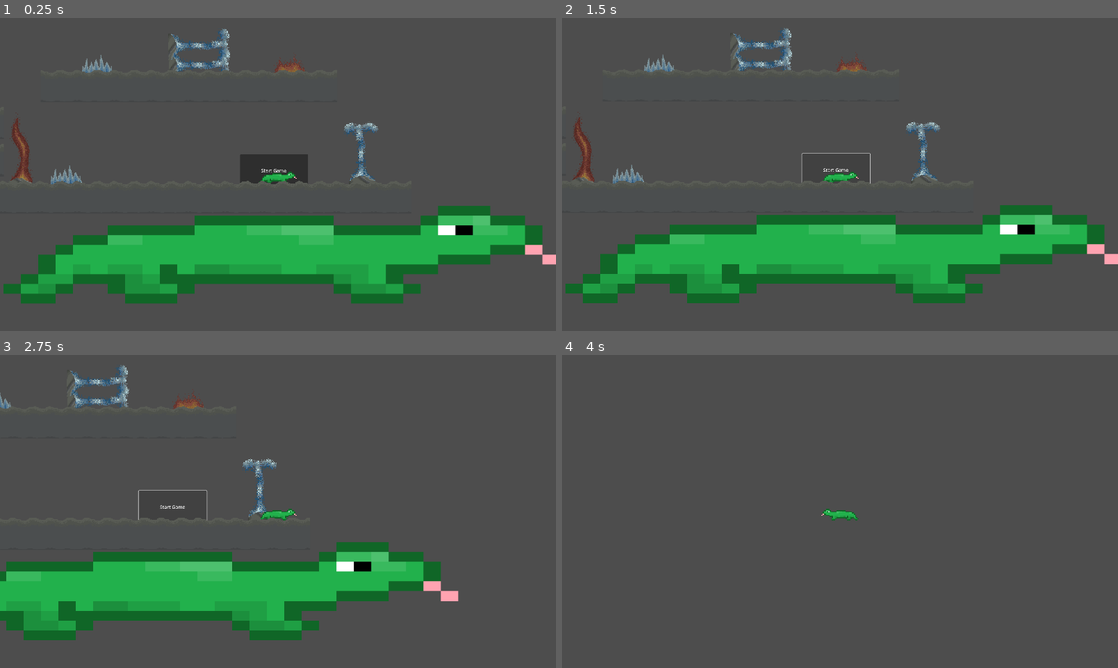
Above: before the commit, frames 1-4 (two rows, left to right).
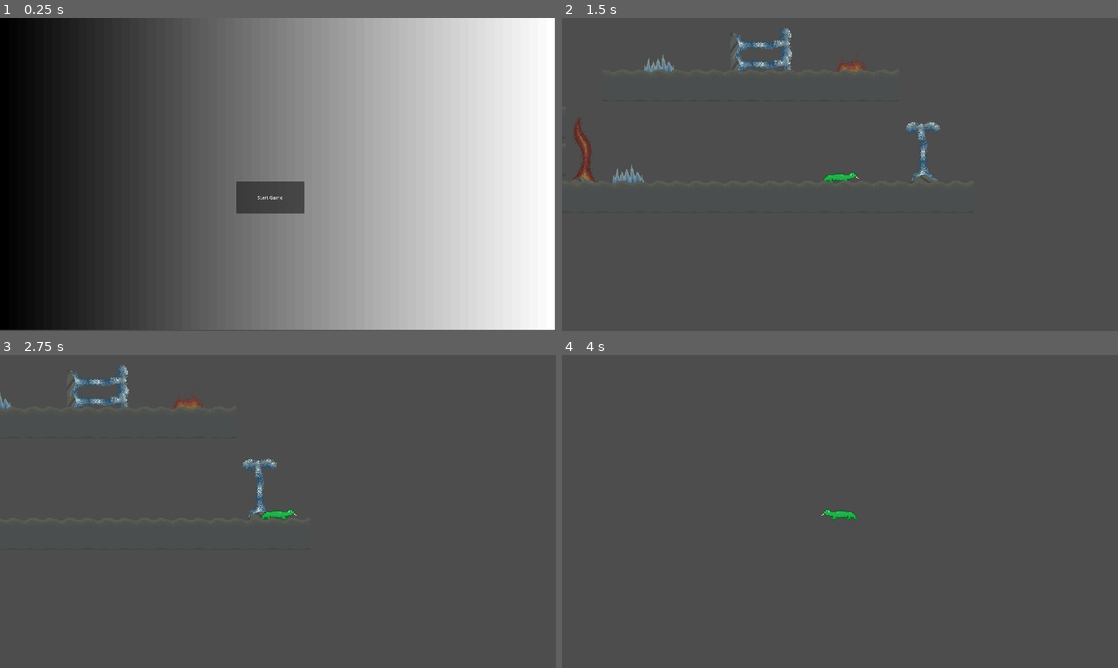
Above: after the commit, the same moments.

Repository: Logan-Voigt/The-Lost-Lizard
Game: Godot game, scene res://src/globals/main.tscn
Same seed, same stepped clock (60 frames per second), same inputs: the game is played once before the commit and once after it.
Inputs (mouse positions are in pixels of both pictures, inside the frame that each line leads up to):
- Up to frame 1 (0.25 s): no input
- Up to frame 2 (1.5 s): click "Start Game" at 0.5 s; click (834, 171) at 1.25 s, where only the run before the commit has a clickable "Start Game"
- Up to frame 3 (2.75 s): tap Enter at 2 s; hold D (move_right) from 2.03 s (still down); tap Space (move_jump) at 2.27 s
- Up to frame 4 (4 s): tap Space (move_jump) at 3.02 s; release D (move_right) at 3.53 s; hold A (move_left) from 3.53 s (still down)

The runs differ from the first frame. In frame 1, 85% of the frame differs, in the area x 0-100%, y 0-100%; in frame 2, 19%; in frame 3, 17%; in frame 4, nothing differs.

Commit message:
starting game now spawns player and level

Diff:
--- a/src/globals/game_state.gd
+++ b/src/globals/game_state.gd
@@ -1,6 +1,7 @@
 extends Node
 
 @onready var player_scene : PackedScene = load("res://src/player/player.tscn")
+@onready var levels : Array[PackedScene] = [load("res://src/level/level.tscn")]
 
 const START_SCREEN : int = 0
 const PAUSE_MENU : int = 1
@@ -62,6 +63,13 @@
 	change_state(PLAYING)
 
 
+func _on_start_game() -> void:
+	var level : Node2D = levels[0].instantiate()
+	get_tree().root.get_node("Main").add_child(level)
+	start_playing()
+	respawn_player()
+
+
 func _on_player_respawn() -> void:
 	setup_wait_state(respawn_player, RESPAWN_TIME)
 
@@ -75,5 +83,6 @@
 
 func _ready() -> void:
 	EventBus.respawn_player.connect(_on_player_respawn)
-	current_state = PLAYING
+	EventBus.start_game.connect(_on_start_game)
+	current_state = START_SCREEN
 	adaptation_type = PLAIN
--- /dev/null
+++ b/src/globals/main.gd
@@ -0,0 +1 @@
+extends Node2D
--- a/src/globals/main.tscn
+++ b/src/globals/main.tscn
@@ -1,14 +1,9 @@
-[gd_scene load_steps=4 format=3 uid="uid://cs38ofxnoud3q"]
+[gd_scene load_steps=3 format=3 uid="uid://cs38ofxnoud3q"]
 
 [ext_resource type="PackedScene" uid="uid://o3b3mx0y2584" path="res://src/menus/title_screen.tscn" id="1_gtg6f"]
-[ext_resource type="PackedScene" uid="uid://fouj2uquchlx" path="res://src/level/level.tscn" id="1_x2vsu"]
-[ext_resource type="PackedScene" uid="uid://csutreqqsgur" path="res://src/player/player.tscn" id="2_gtg6f"]
+[ext_resource type="Script" uid="uid://cgwreuckvw1cs" path="res://src/globals/main.gd" id="1_srjgd"]
 
 [node name="Main" type="Node2D"]
+script = ExtResource("1_srjgd")
 
 [node name="TitleScreen" parent="." instance=ExtResource("1_gtg6f")]
-
-[node name="Level" parent="." instance=ExtResource("1_x2vsu")]
-
-[node name="Player" parent="." instance=ExtResource("2_gtg6f")]
-position = Vector2(947, 519)
--- a/src/menus/title_screen.gd
+++ b/src/menus/title_screen.gd
@@ -8,8 +8,9 @@
 
 # Called every frame. 'delta' is the elapsed time since the previous frame.
 func _process(delta: float) -> void:
-	pass
+	visible = GameState.current_state == GameState.START_SCREEN
 
 
 func _on_start_button_pressed() -> void:
 	GameState.change_state(GameState.PLAYING)
+	EventBus.start_game.emit()
--- a/src/menus/title_screen.tscn
+++ b/src/menus/title_screen.tscn
@@ -1,15 +1,19 @@
-[gd_scene load_steps=3 format=3 uid="uid://o3b3mx0y2584"]
+[gd_scene load_steps=4 format=3 uid="uid://o3b3mx0y2584"]
 
 [ext_resource type="Script" uid="uid://c6wevukb25fjy" path="res://src/menus/title_screen.gd" id="1_r6esh"]
-[ext_resource type="Texture2D" uid="uid://bpln7vkvxyb24" path="res://assets/player-sprite.png" id="2_hkxjn"]
+
+[sub_resource type="Gradient" id="Gradient_ok4yg"]
+
+[sub_resource type="GradientTexture2D" id="GradientTexture2D_r6esh"]
+gradient = SubResource("Gradient_ok4yg")
 
 [node name="TitleScreen" type="Node2D"]
 script = ExtResource("1_r6esh")
 
 [node name="Sprite2D" type="Sprite2D" parent="."]
-position = Vector2(959.25, 539.75)
-scale = Vector2(7.50586, 4.21289)
-texture = ExtResource("2_hkxjn")
+position = Vector2(958.5, 538)
+scale = Vector2(29.9531, 16.8125)
+texture = SubResource("GradientTexture2D_r6esh")
 
 [node name="StartButton" type="Button" parent="."]
 offset_left = 816.0
Not shown, added: src/globals/main.gd.uid
